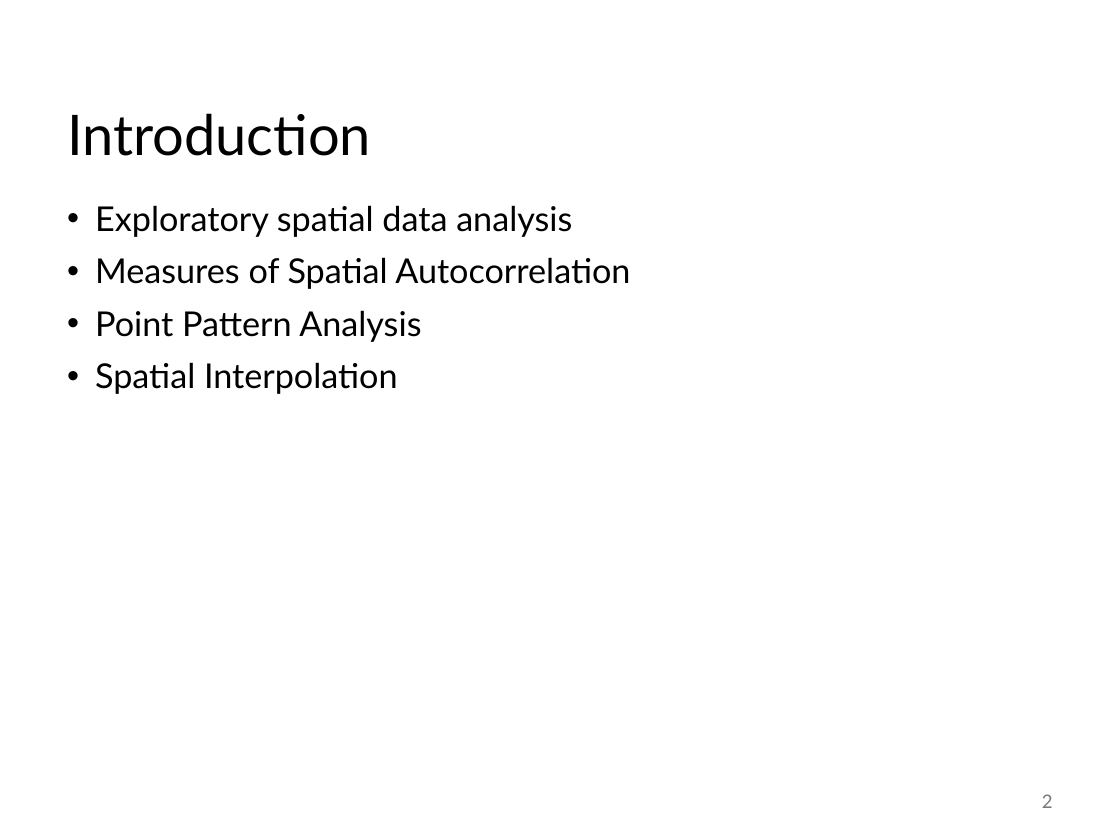
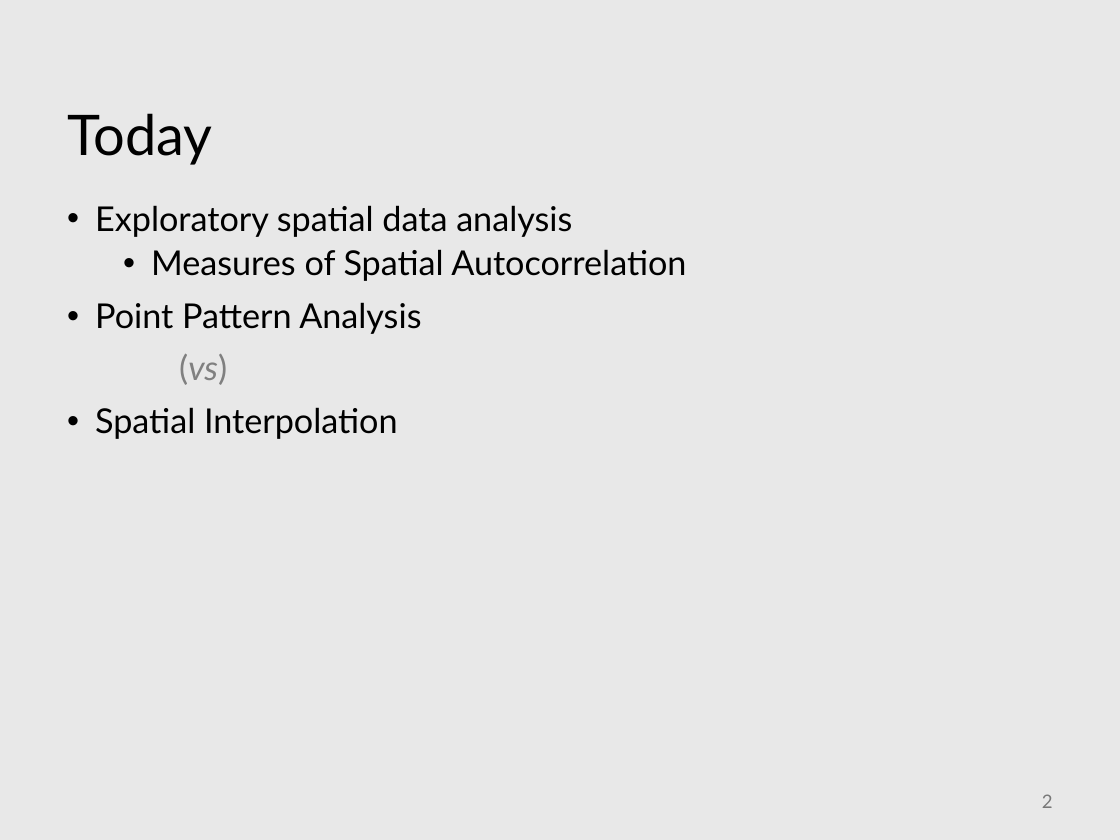
Before and after one commit to abuabara/abuabara.github.io, a slide deck: slide 2 of DAEN489S26/week12_slides.pptx. Drawn at 1120x840 pixels with LibreOffice and Linux fonts; fonts in the diff are those of the drawing. Boxes give left, top, right and bottom in pixels: in the first picture for what was removed or moved away, otherwise in the second. Text is boxed around its words. In the diff, an @@ line names an element or a change of style, - is before the commit and + after.

```diff
--- a/DAEN489S26/week12_slides.pptx
+++ b/DAEN489S26/week12_slides.pptx
@@ background #FFFFFF to #E8E8E8 @@
@@ title at [67, 113, 212, 165]: text changed @@
-Introduction
+Today
@@ text at [151, 249, 686, 281]: list level 1 to 2 in "Measures of Spatial Autocorrelation" @@
@@ text at [179, 354, 227, 385]: paragraph added @@
+(vs)
```
Also in this commit, not shown: 15 other slides changed, 7 slides added, 2 slides removed, 1 other file.
